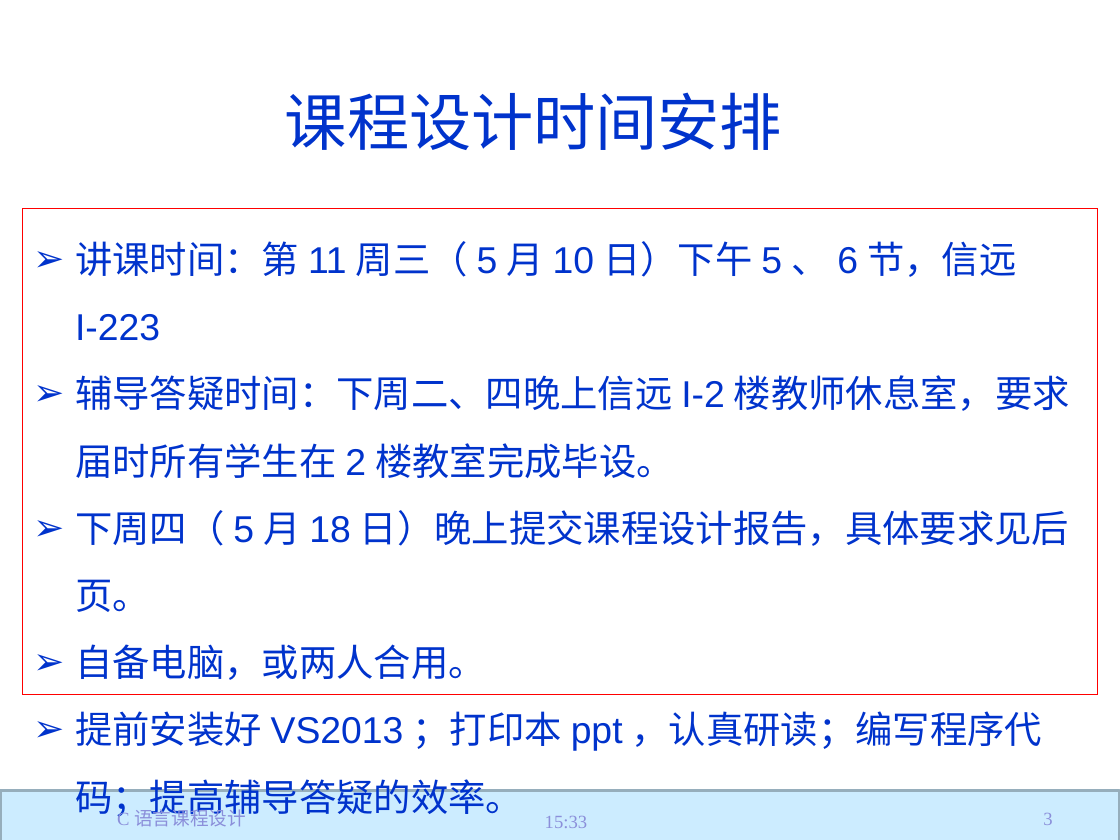
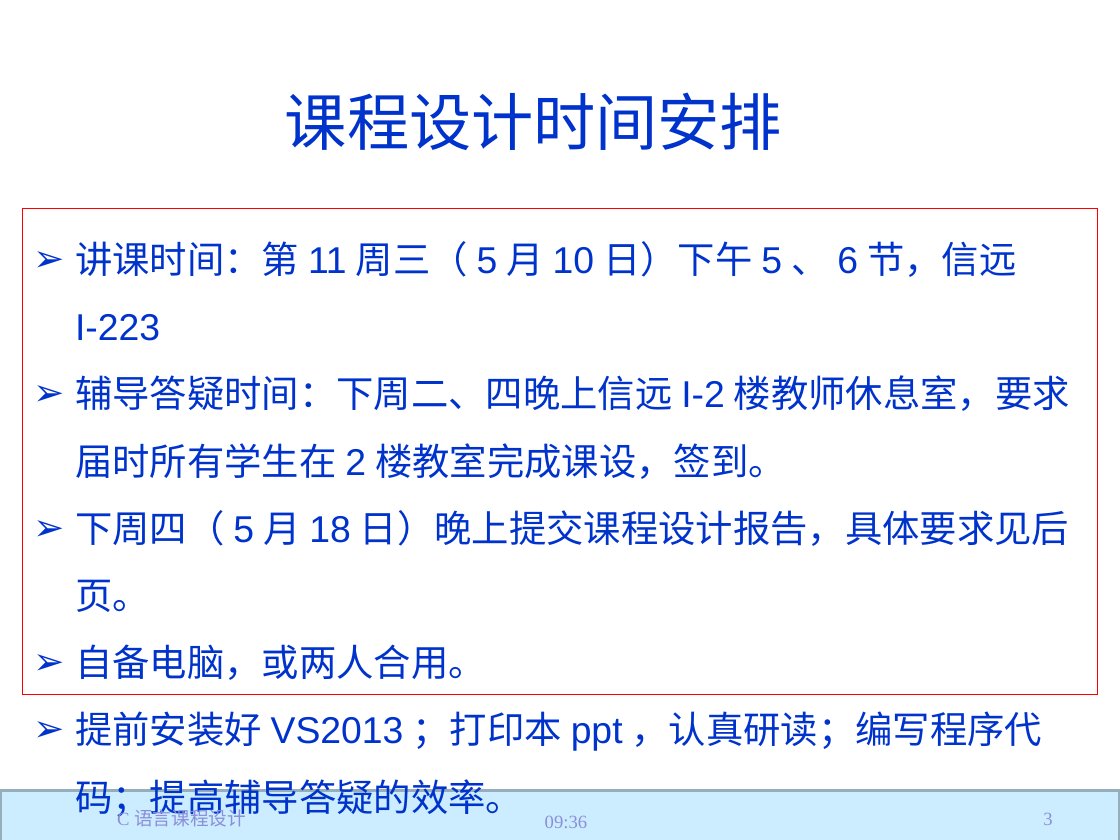
Before and after one commit to jtrfid/C-Repositories, a slide deck: slide 3 of 2017/C语言课程设计/C语言课程设计.pptx. Drawn at 1120x840 pixels with LibreOffice and Linux fonts; fonts in the diff are those of the drawing; background and template pictures are left out. Boxes give left, top, right and bottom in pixels: in the first picture for what was removed or moved away, otherwise in the second. Text is boxed around its words. In the diff, an @@ line names an element or a change of style, - is before the commit and + after.

Commit message:
课程设计ppt修订

```diff
--- a/2017/C语言课程设计/C语言课程设计.pptx
+++ b/2017/C语言课程设计/C语言课程设计.pptx
@@ text in rectangle at bbox=[75, 375, 1070, 479]: text changed @@
-➢ 辅导答疑时间：下周二、四晚上信远I-2楼教师休息室，要求届时所有学生在2楼教室完成毕设。
+➢ 辅导答疑时间：下周二、四晚上信远I-2楼教师休息室，要求届时所有学生在2楼教室完成课设，签到。
@@ text at bbox=[545, 816, 587, 828]: text changed @@
-15:33
+09:36
```
Also in this commit, not shown: 56 other slides changed.
